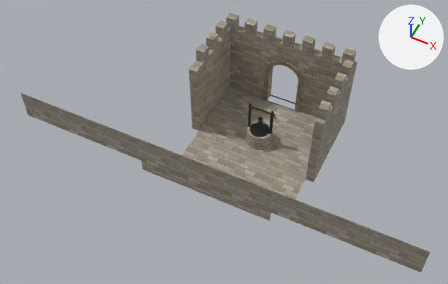
Two versions of the glTF model modelos/horneado/patio.glb, one commit apart.
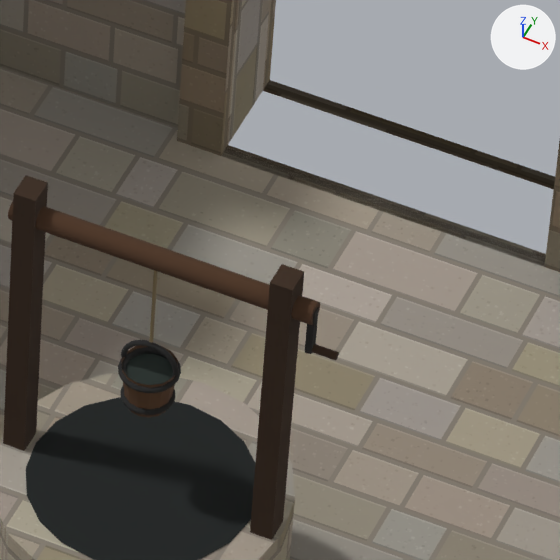
Old and new are each drawn whole from a 50 mm lens placed at (13.75, -15.65, 23.2), pointed at (5.18, 1.49, 1.78) and again close up on the part from 55% to 66% of the width and 31% to 48% of the height. The axes (+X, +Y, +Z) are drawn at upper right. The lights are the same throughout. The last two pictures show the newer version. Vertices at exactly the same position are counted once.

Before the edit, the objects in view are built like this:
```python
me_patio_0 = bpy.data.meshes.new('patio-0')
me_patio_0.from_pydata(...)  # 838 vertices, 1632 faces; spans x -3.0..15.0, y -2.0..7.1, z 0.0..4.6
me_patio_0.materials.append(mat_material_patio_0)
me_patio_1 = bpy.data.meshes.new('patio-1')
me_patio_1.from_pydata(...)  # 4717 vertices, 9228 faces; spans x 5.35..6.82, y 3.3..4.3, z 0.8..2.3
me_patio_1.materials.append(mat_material_patio_1)
ob_patio_0 = bpy.data.objects.new('patio-0', me_patio_0)
ob_patio_0.location = (0.0, 0.0, 0.0)
ob_patio_1 = bpy.data.objects.new('patio-1', me_patio_1)
ob_patio_1.location = (0.0, 0.0, 0.0)
```
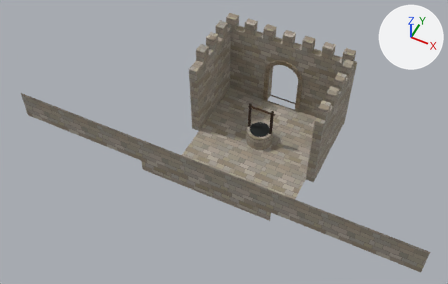
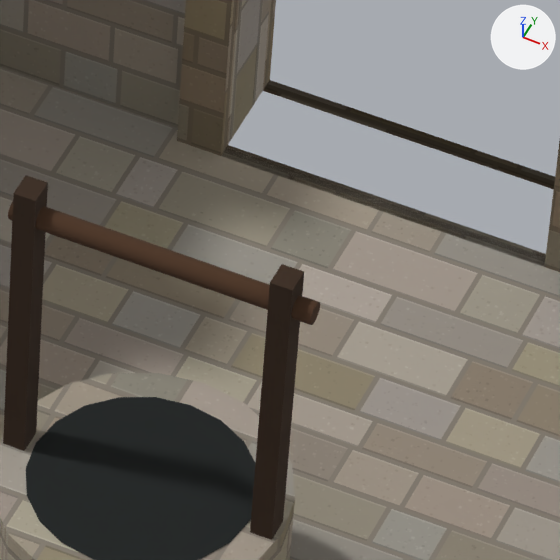
What differs and where, as boxes [x1, y1, x2, y2] in the close-ups (560 x 560 px):
'patio-1', reshaped: before [3, 175, 339, 560]; after [3, 175, 320, 560]
part 1 of me_patio_1, deleted: before [118, 270, 339, 418]

Diff of the bpy script that builds the scene:
```diff
--- a/modelos/horneado/patio.glb.py
+++ b/modelos/horneado/patio.glb.py
@@ me_patio_1 @@
 # used by ob_patio_1; location = (0.0, 0.0, 0.0)
-me_patio_1.from_pydata(...)  # 4717 vertices, 9228 faces; spans x 5.35..6.82, y 3.3..4.3, z 0.8..2.3
+me_patio_1.from_pydata(...)  # 723 vertices, 1412 faces; spans x 5.35..6.71, y 3.3..4.3, z 0.8..2.3
+# me_patio_1 part 1: 10 loose pieces with 3994 vertices, spanning x 5.87..6.82, y 3.67..3.93, z 1.3..2.17, are deleted
 me_patio_1.materials.append(mat_material_patio_1)
```
